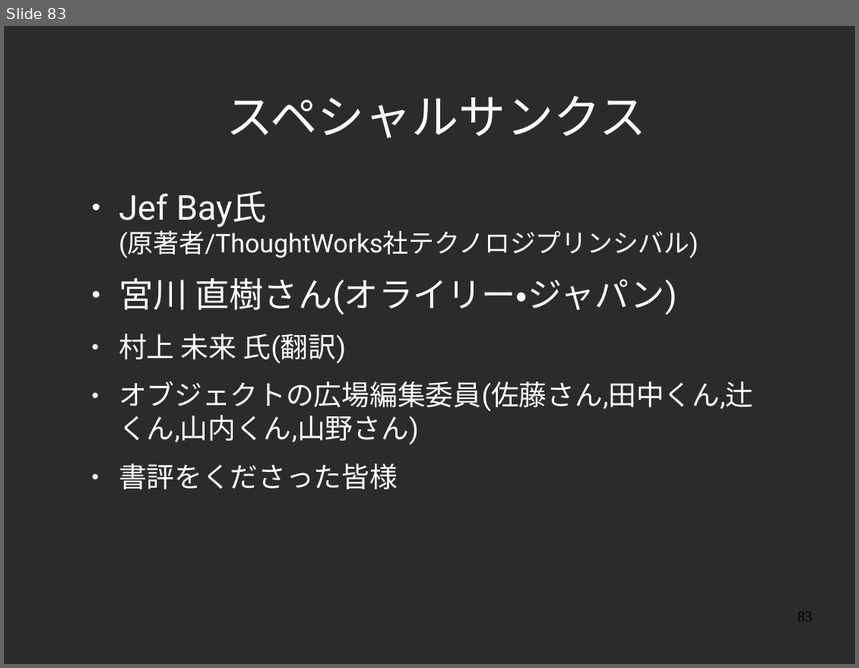
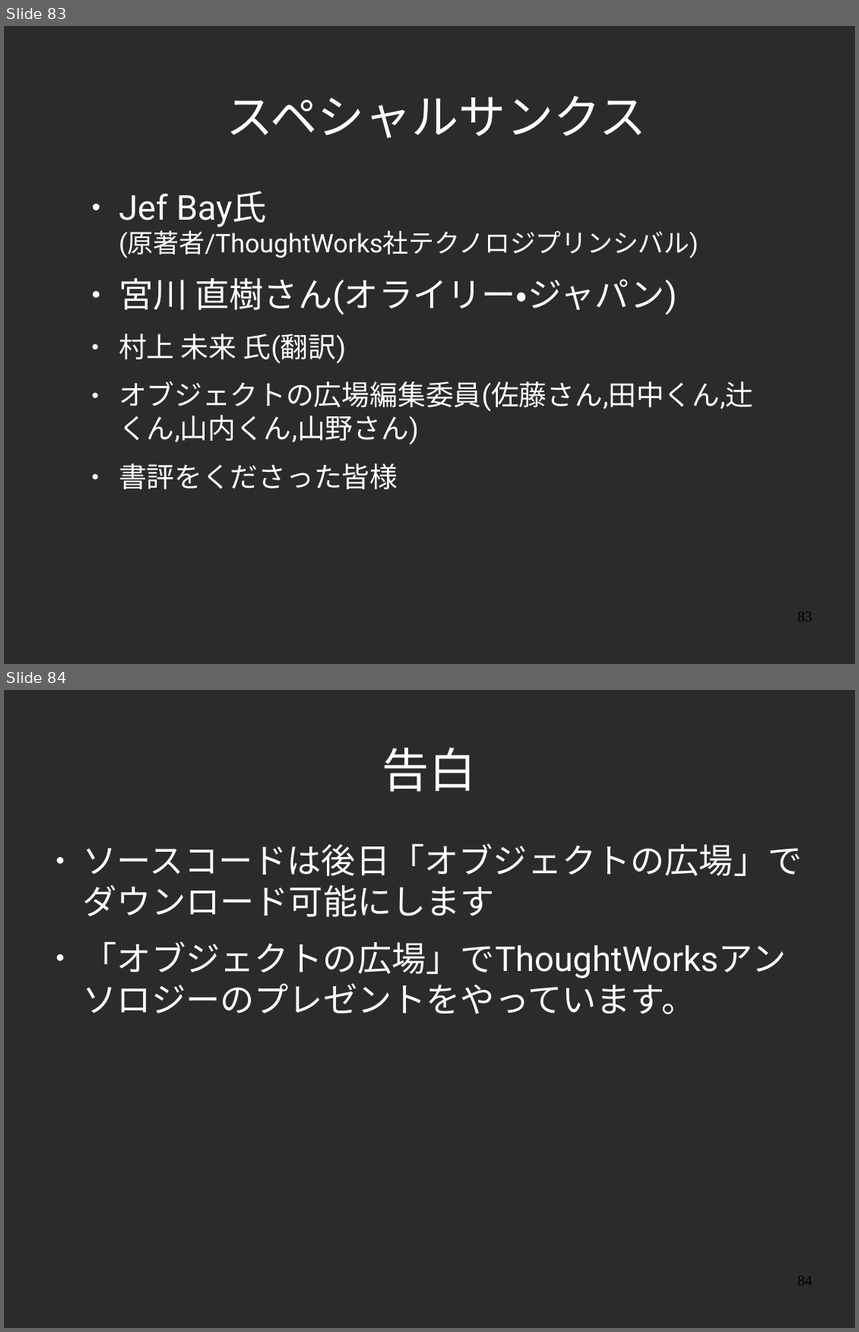
Before and after one commit to yojik/yojik-lib, a slide deck: 2009devsumi/oo_exercise/doc/devsum.odp. Shown one above the other, each under a label of ours: slide 83 before the commit, slides 83 and 84 after it. The pictures are 859x668 and 859x1332 pixels, drawn with LibreOffice and Linux fonts; fonts in the diff are those of the drawing; background and template pictures are left out; a plain dark background stands for a picture behind light text. Boxes give left, top, right and bottom in pixels: in the first picture for what was removed or moved away, otherwise in the second. Text is boxed around its words. In the diff, an @@ line names an element or a change of style, - is before the commit and + after.

```diff
--- a/2009devsumi/oo_exercise/doc/devsum.odp
+++ b/2009devsumi/oo_exercise/doc/devsum.odp
@@ slide 84 added at (4, 690, 855, 1328), background picture (left out) @@
@@ title added at (382, 747, 477, 792), 44 pt, text #FFFFFF @@
+告白
@@ text added at (83, 844, 803, 1015), 32 pt, text #FFFFFF @@
+● ソースコードは後日「オブジェクトの広場」でダウンロード可能にします
+● 「オブジェクトの広場」でThoughtWorksアンソロジーのプレゼントをやっています。
@@ page number added at (797, 1277, 813, 1286), 14 pt, text #000000 @@
+84
```
